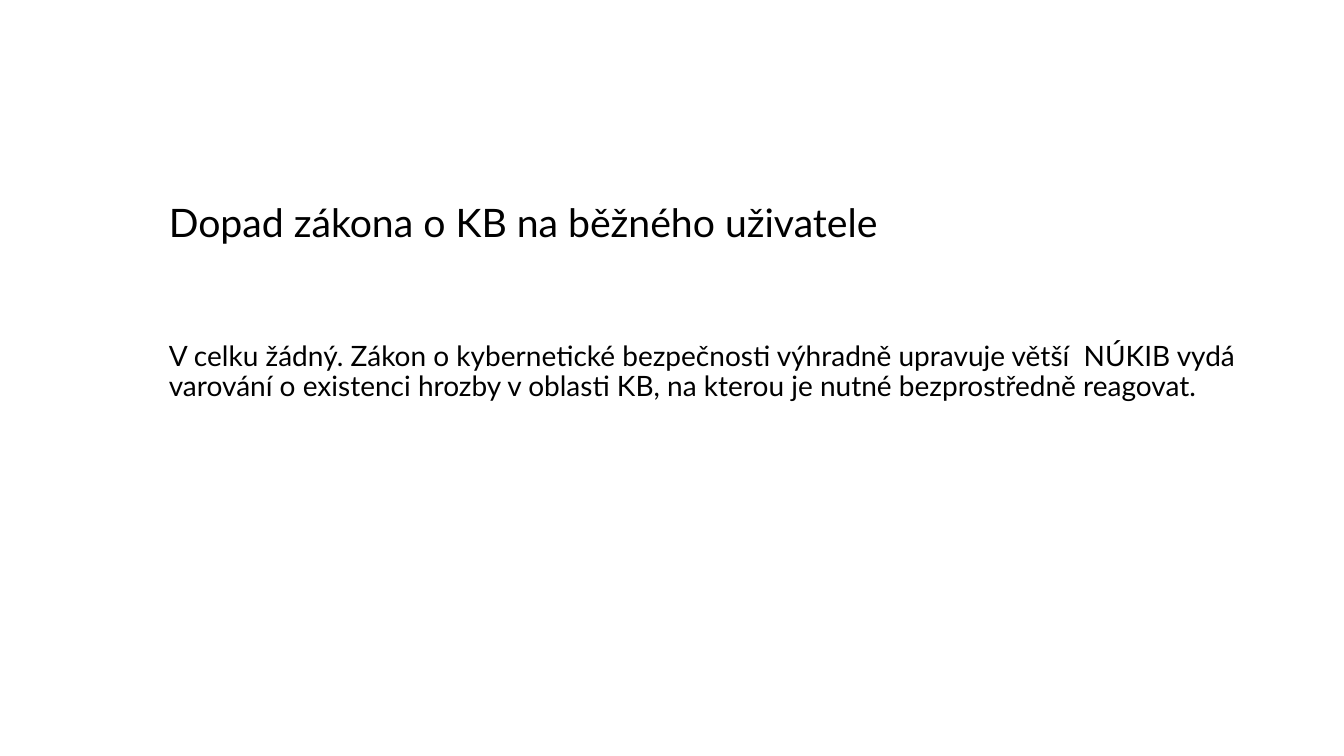
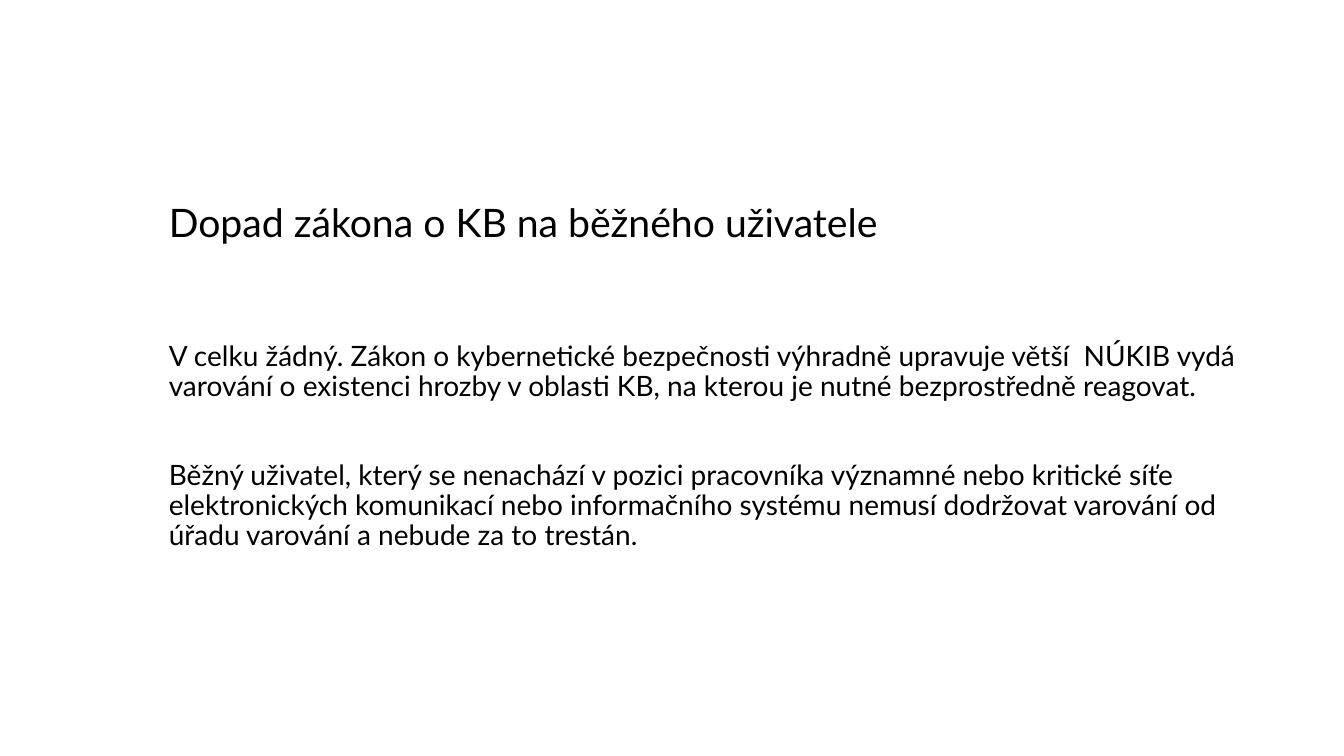
Before and after one commit to zimice/pr2_it_use, a slide deck: slide 7 of Kochanek_projekt_II_it_use_liability.pptx. Drawn at 1344x756 pixels with LibreOffice and Linux fonts; fonts in the diff are those of the drawing; background and template pictures are left out. Boxes give left, top, right and bottom in pixels: in the first picture for what was removed or moved away, otherwise in the second. Text is boxed around its words. In the diff, an @@ line names an element or a change of style, - is before the commit and + after.

```diff
--- a/Kochanek_projekt_II_it_use_liability.pptx
+++ b/Kochanek_projekt_II_it_use_liability.pptx
@@ text at <box>169,464,1217,546</box>: paragraph added @@
+Běžný uživatel, který se nenachází v pozici pracovníka významné nebo kritické síťe elektronických komunikací nebo informačního systému nemusí dodržovat varování od úřadu varování a nebude za to trestán.
```
Also in this commit, not shown: 1 other slide changed, 2 other files.
